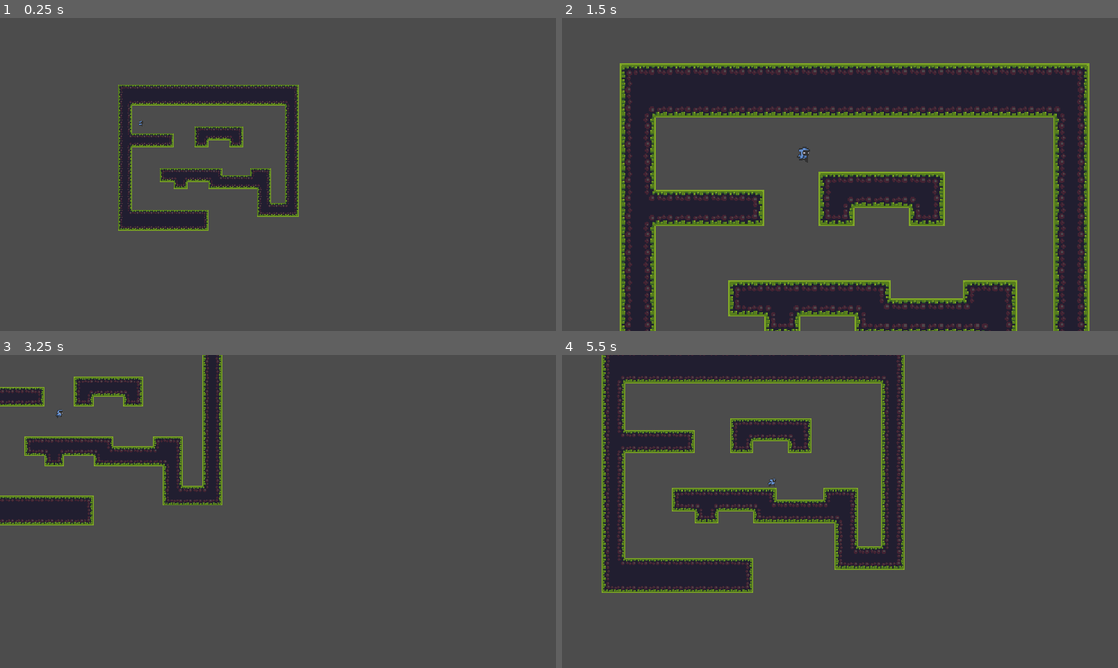
Above: before the commit, frames 1-4 (two rows, left to right).
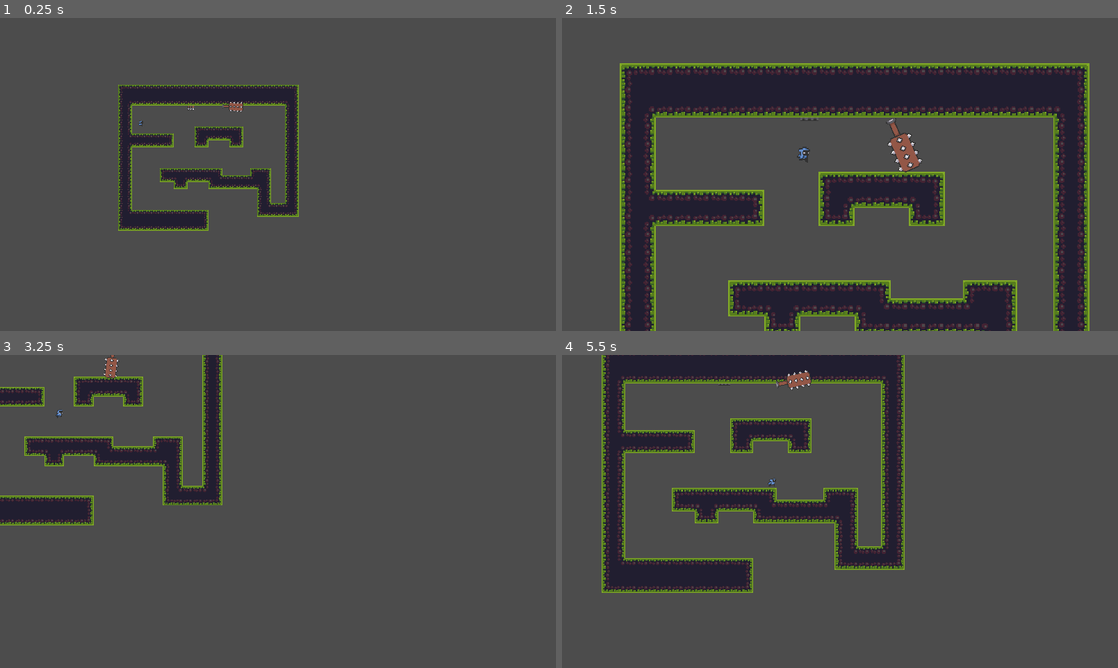
Above: after the commit, the same moments.

Repository: riltho1/Godot-repository
Game: Godot game, scene res://Scenes/World.tscn
Two runs of this game, one before a commit and one after it. Both use one fixed random seed, a clock stepped at 60 frames per second and the inputs below. The project has no main scene, so this scene is started directly.
Inputs:
- Up to frame 1 (0.25 s): no input
- Up to frame 2 (1.5 s): hold D (right) from 0.53 s (still down); tap Z (zoom) at 0.6, 1.35 s; tap W (jump) at 0.77 s
- Up to frame 3 (3.25 s): tap W (jump) at 1.52, 3.02 s; release D (right) at 2.03 s; hold A (left) 2.03-2.78 s; tap Z (zoom) at 2.1, 2.85 s; hold D (right) from 2.78 s (still down)
- Up to frame 4 (5.5 s): tap Z (zoom) at 3.6, 4.35, 5.1 s; tap W (jump) at 3.77, 4.52 s; release D (right) at 4.28 s; hold A (left) 4.28-5.03 s; hold D (right) from 5.03 s (still down)

The runs differ from the first frame. In frame 1, less than 0.1% of the frame differs, in the area x 33-44%, y 26-31%; in frame 2, 0.6%, in the area x 42-65%, y 32-50%; in frame 3, 0.1%; in frame 4, 0.2%.

Commit message:
SpikeTrap working

Diff:
--- /dev/null
+++ b/Character Control/Scenes/SkipeTrap.tscn
@@ -0,0 +1,81 @@
+[gd_scene load_steps=6 format=2]
+
+[ext_resource path="res://Sprites/trap_spikes_anim_strip_7.png" type="Texture" id=1]
+[ext_resource path="res://Scripts/SkipeTrap.gd" type="Script" id=2]
+
+[sub_resource type="RectangleShape2D" id=1]
+extents = Vector2( 8, 8 )
+
+[sub_resource type="Animation" id=2]
+length = 0.001
+tracks/0/type = "value"
+tracks/0/path = NodePath("Sprite:frame")
+tracks/0/interp = 1
+tracks/0/loop_wrap = true
+tracks/0/imported = false
+tracks/0/enabled = true
+tracks/0/keys = {
+"times": PoolRealArray( 0 ),
+"transitions": PoolRealArray( 1 ),
+"update": 0,
+"values": [ 1 ]
+}
+tracks/1/type = "value"
+tracks/1/path = NodePath("CollisionShape2D:disabled")
+tracks/1/interp = 1
+tracks/1/loop_wrap = true
+tracks/1/imported = false
+tracks/1/enabled = true
+tracks/1/keys = {
+"times": PoolRealArray( 0 ),
+"transitions": PoolRealArray( 1 ),
+"update": 0,
+"values": [ true ]
+}
+
+[sub_resource type="Animation" id=3]
+resource_name = "SpikeTrigger"
+length = 2.0
+loop = true
+tracks/0/type = "value"
+tracks/0/path = NodePath("Sprite:frame")
+tracks/0/interp = 1
+tracks/0/loop_wrap = true
+tracks/0/imported = false
+tracks/0/enabled = true
+tracks/0/keys = {
+"times": PoolRealArray( 0, 0.1, 0.2, 0.3, 0.4, 0.5, 0.6 ),
+"transitions": PoolRealArray( 1, 1, 1, 1, 1, 1, 1 ),
+"update": 1,
+"values": [ 1, 2, 3, 4, 3, 2, 1 ]
+}
+tracks/1/type = "value"
+tracks/1/path = NodePath("CollisionShape2D:disabled")
+tracks/1/interp = 1
+tracks/1/loop_wrap = true
+tracks/1/imported = false
+tracks/1/enabled = true
+tracks/1/keys = {
+"times": PoolRealArray( 0, 0.2, 0.5 ),
+"transitions": PoolRealArray( 1, 1, 1 ),
+"update": 1,
+"values": [ true, false, true ]
+}
+
+[node name="Area2D" type="Area2D"]
+script = ExtResource( 2 )
+
+[node name="CollisionShape2D" type="CollisionShape2D" parent="."]
+shape = SubResource( 1 )
+disabled = true
+
+[node name="Sprite" type="Sprite" parent="."]
+texture = ExtResource( 1 )
+hframes = 7
+frame = 1
+
+[node name="AnimationPlayer" type="AnimationPlayer" parent="."]
+anims/RESET = SubResource( 2 )
+anims/SpikeTrigger = SubResource( 3 )
+
+[connection signal="body_entered" from="." to="." method="_on_Area2D_body_entered"]
--- a/Character Control/Scenes/Swinging Trap.tscn
+++ b/Character Control/Scenes/Swinging Trap.tscn
@@ -1,7 +1,7 @@
 [gd_scene load_steps=5 format=2]
 
 [ext_resource path="res://Sprites/trap_suspended_anim_strip_18.png" type="Texture" id=1]
-[ext_resource path="res://Scenes/Swinging Trap.gd" type="Script" id=2]
+[ext_resource path="res://Scripts/Swinging Trap.gd" type="Script" id=2]
 
 [sub_resource type="Animation" id=1]
 length = 0.001
@@ -21,6 +21,8 @@
 
 [sub_resource type="Animation" id=2]
 resource_name = "Swing"
+length = 1.8
+loop = true
 tracks/0/type = "bezier"
 tracks/0/path = NodePath(".:rotation_degrees")
 tracks/0/interp = 1
@@ -28,8 +30,8 @@
 tracks/0/imported = false
 tracks/0/enabled = true
 tracks/0/keys = {
-"points": PoolRealArray( -104.1, -0.25, 0, 0.4, 1.7469, 104.1, -0.3, -0.203102, 0.4, 0.21357, -104.1, -0.4, 2.58024, 0.25, 0 ),
-"times": PoolRealArray( 0, 0.5, 1 )
+"points": PoolRealArray( -104.1, -0.25, 0, 0.6, -0.261101, 104.1, -0.5, -0.919434, 0.7, -0.599998, -104.1, -0.4, -0.400002, 0.25, 0 ),
+"times": PoolRealArray( 0, 0.9, 1.8 )
 }
 
 [node name="Swinging Trap" type="Node2D"]
--- a/Character Control/Scenes/World.tscn
+++ b/Character Control/Scenes/World.tscn
@@ -1,8 +1,10 @@
-[gd_scene load_steps=28 format=2]
+[gd_scene load_steps=30 format=2]
 
 [ext_resource path="res://Scenes/Player.tscn" type="PackedScene" id=1]
 [ext_resource path="res://Scripts/Camera.gd" type="Script" id=2]
 [ext_resource path="res://Sprites/tileset.png" type="Texture" id=3]
+[ext_resource path="res://Scenes/Swinging Trap.tscn" type="PackedScene" id=4]
+[ext_resource path="res://Scenes/SkipeTrap.tscn" type="PackedScene" id=5]
 
 [sub_resource type="ConvexPolygonShape2D" id=3]
 points = PoolVector2Array( 0, 0, 16, 0, 16, 16, 0, 16 )
@@ -252,3 +254,9 @@
 current = true
 smoothing_enabled = true
 script = ExtResource( 2 )
+
+[node name="Swinging Trap" parent="." instance=ExtResource( 4 )]
+position = Vector2( 240, 50 )
+
+[node name="Area2D" parent="." instance=ExtResource( 5 )]
+position = Vector2( 168, 56 )
--- /dev/null
+++ b/Character Control/Scripts/SkipeTrap.gd
@@ -0,0 +1,10 @@
+extends Area2D
+
+
+func _ready():
+	$AnimationPlayer.play("SpikeTrigger")
+
+
+func _on_Area2D_body_entered(body):
+	if body.is_in_group("Player"):
+		print("player dead")
--- a/Character Control/Scenes/Swinging Trap.gd
+++ b/Character Control/Scripts/Swinging Trap.gd
@@ -8,4 +8,4 @@
 
 func _on_Area2D_body_entered(body):
 	if body.is_in_group("Player"):
-		print("Player Dead")
+		print("player dead")
Binary file added: Character Control/Sprites/trap_spikes_anim_strip_7.png
Not shown, added: Character Control/Sprites/trap_spikes_anim_strip_7.png.import
